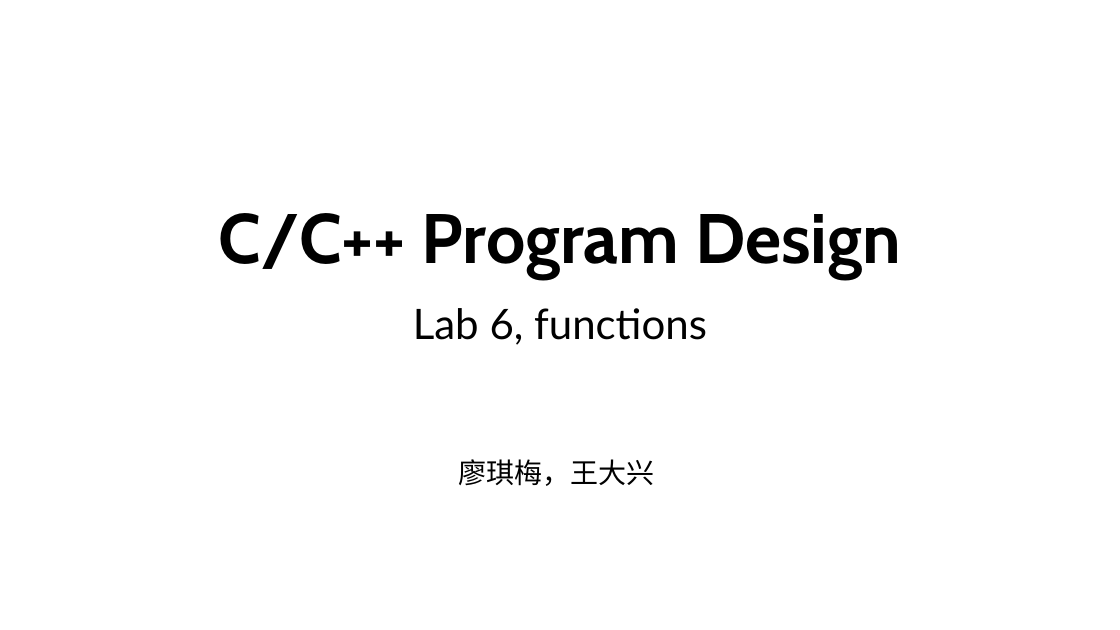
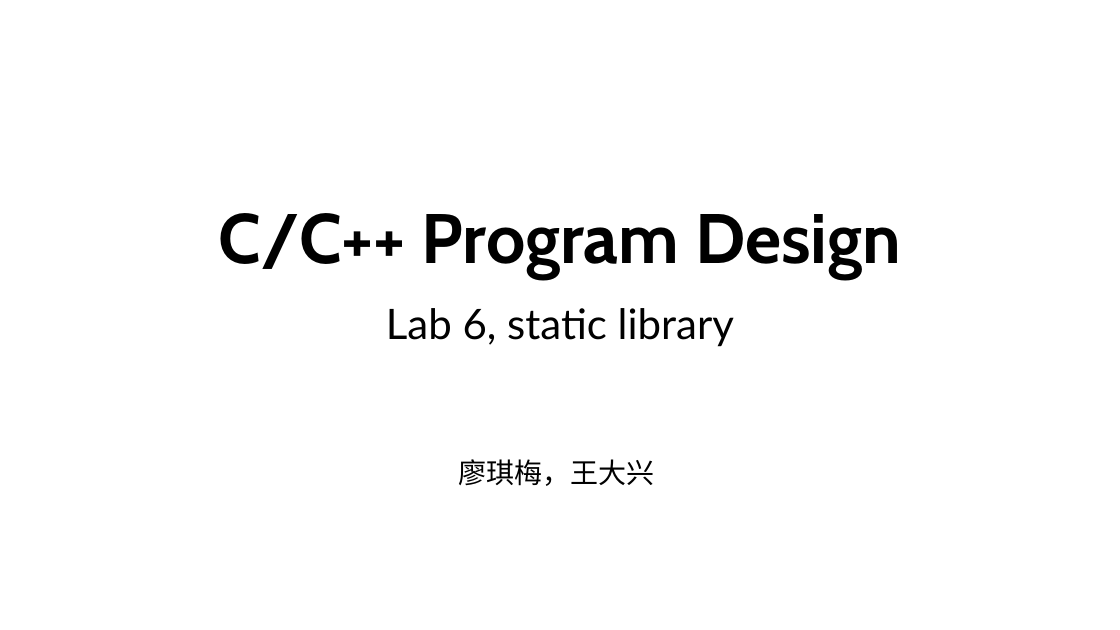
Before and after one commit to ShiqiYu/CPP, a slide deck: slide 1 of week06/Lab06.pptx. Drawn at 1120x630 pixels with LibreOffice and Linux fonts; fonts in the diff are those of the drawing; background and template pictures are left out. Boxes give left, top, right and bottom in pixels: in the first picture for what was removed or moved away, otherwise in the second. Text is boxed around its words. In the diff, an @@ line names an element or a change of style, - is before the commit and + after.

```diff
--- a/week06/Lab06.pptx
+++ b/week06/Lab06.pptx
@@ subtitle at box(386, 308, 734, 347): text changed @@
-Lab 6, functions
+Lab 6, static library
```
Also in this commit, not shown: 3 other slides changed, 9 slides added, 40 slides removed, 4 other files.
